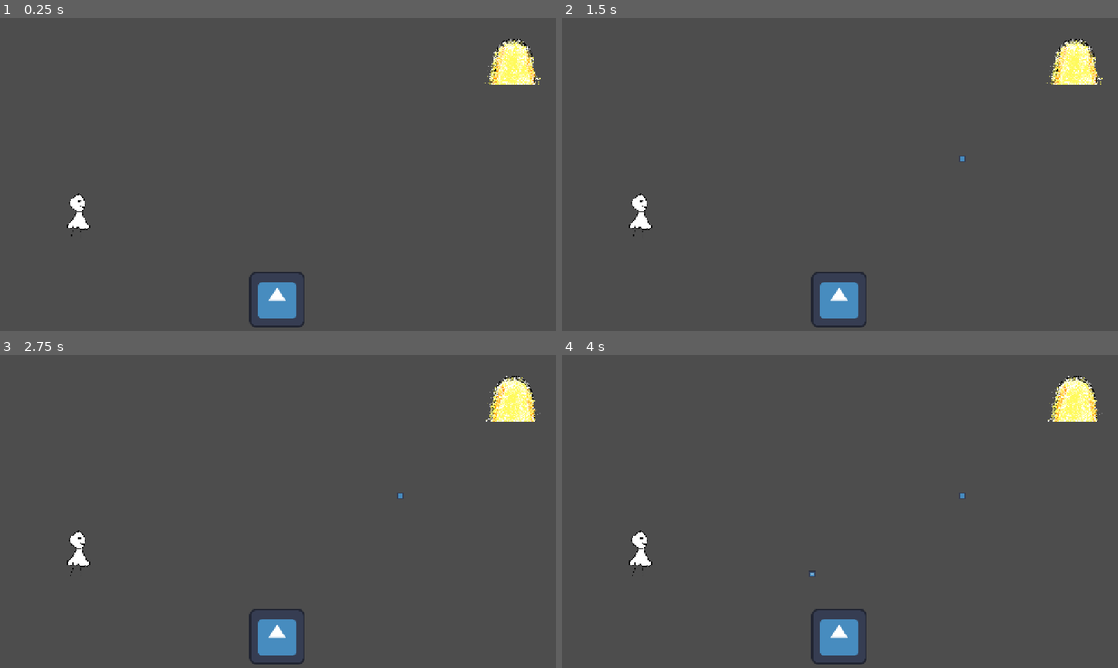
Above: before the commit, frames 1-4 (two rows, left to right).
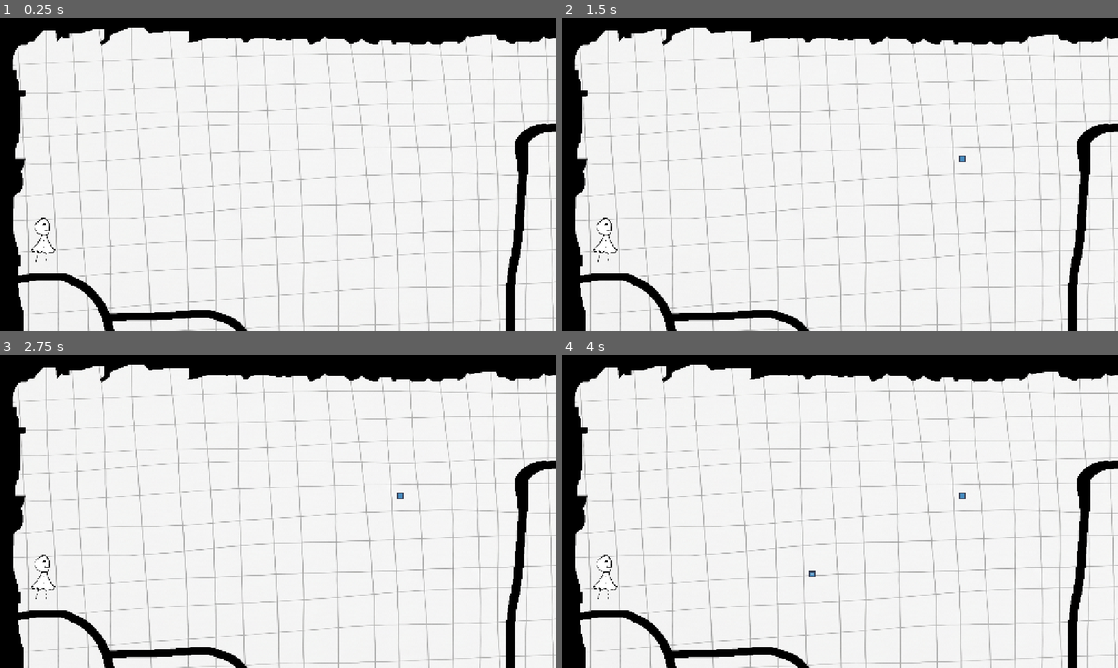
Above: after the commit, the same moments.

Repository: NikhilKshub/margin-ghost
Game: Godot game, scene res://scenes/level_1.tscn
Same seed, same stepped clock (60 frames per second), same inputs: the game is played once before the commit and once after it. Before the commit the project starts from res://scenes/game.tscn. The engine's default icon, where the game draws it, is replaced by a stand-in: a white triangle on a blue panel in a dark square.
Inputs (mouse positions are in pixels of both pictures, inside the frame that each line leads up to):
- Up to frame 1 (0.25 s): no input
- Up to frame 2 (1.5 s): move the mouse to (962, 158) at 0.52 s; hold Right (ui_right) 0.53-1.28 s; click (962, 158) at 0.67 s; tap Enter at 1.25 s; move the mouse to (728, 190) at 1.27 s; hold Left (ui_left) from 1.28 s (still down)
- Up to frame 3 (2.75 s): move the mouse to (333, 442) at 2.02 s; release Left (ui_left) at 2.03 s; hold Right (ui_right) from 2.03 s (still down)
- Up to frame 4 (4 s): tap Space at 2.75 s; move the mouse to (812, 574) at 2.77 s; click (812, 574) at 2.92 s; move the mouse to (1006, 558) at 3.52 s; release Right (ui_right) at 3.53 s; hold Left (ui_left) from 3.53 s (still down)

The runs differ from the first frame. In frame 1, 100% of the frame differs, in the area x 0-100%, y 0-100%; in frame 2, 100%; in frame 3, 100%; in frame 4, 100%.

Commit message:
fixing things

Diff:
--- a/project.godot
+++ b/project.godot
@@ -11,7 +11,7 @@
 [application]
 
 config/name="Margin Ghost"
-run/main_scene="uid://cvauhxs51wl8u"
+run/main_scene="uid://bnfcldq5hsh76"
 config/features=PackedStringArray("4.7", "Forward Plus")
 config/icon="res://icon.svg"
 
